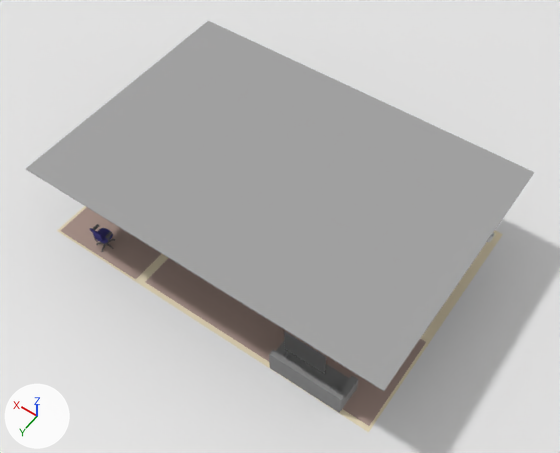
A saved change to the Blender file app/blender/apartment.blend.
The view is the same before and after, from a camera (50 mm lens) standing at (-7.56, 10.56, 16.87) and looking at (-0.29, 0.38, 0.88). Arrows for +X, +Y and +Z are at lower left; the lights stay in place.

In view in the first picture: 'ceiling', 'couch', 'floor', 'ground', 'livingCarpet', 'officeCarpet', 'painting'.
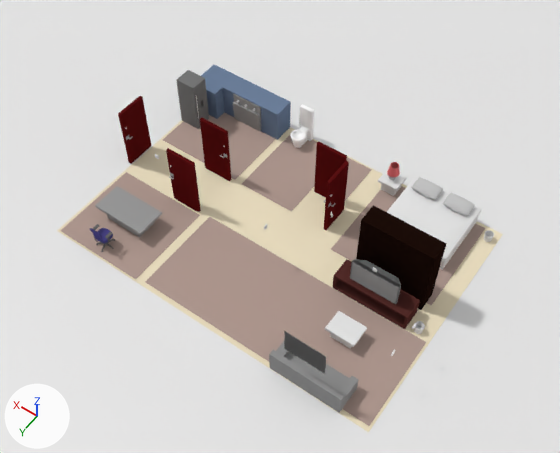
What differs and where, as boxes [x1, y1, x2, y2] in the pictures (560 x 453 px):
'ceiling', hidden: before [26, 21, 534, 391]
'livingCarpet', unchanged, uncovered by the edit: before [145, 258, 426, 426]; after [145, 217, 426, 426]
'floor', unchanged, uncovered by the edit: before [57, 206, 503, 432]; after [57, 120, 503, 432]
'wardrobe', unchanged, uncovered by the edit: after [356, 205, 446, 310]
'bed', unchanged, uncovered by the edit: after [387, 177, 482, 270]

What the commit changed:
Object 'ceiling' (ob_ceiling) is now hidden.
